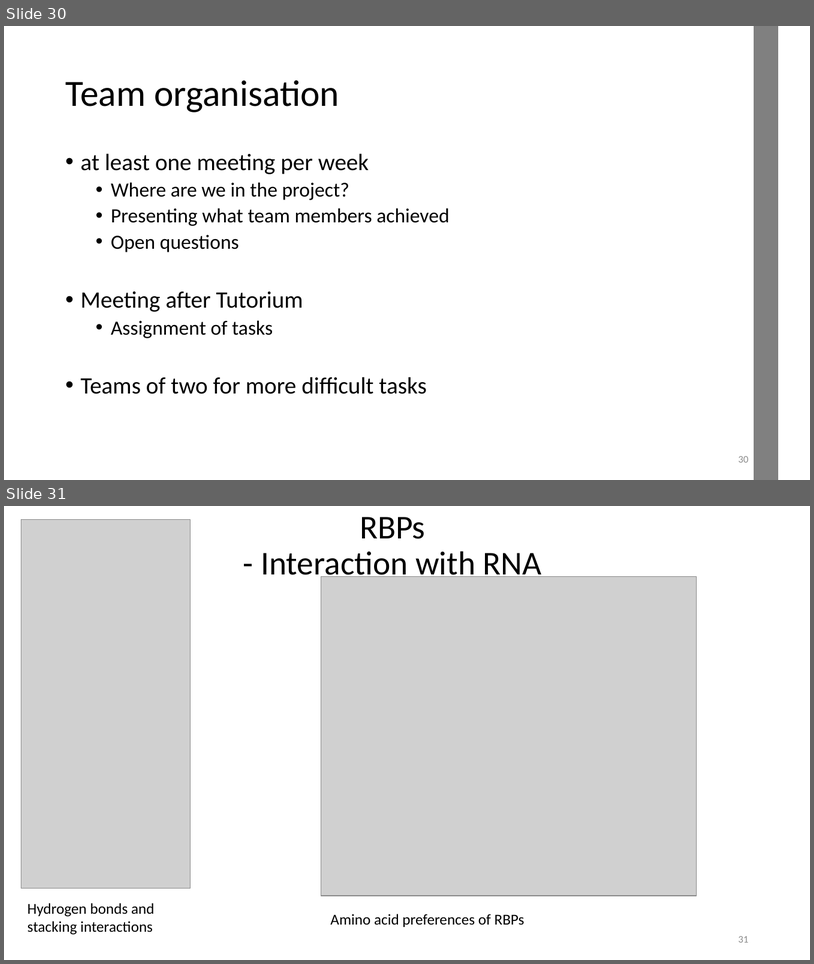
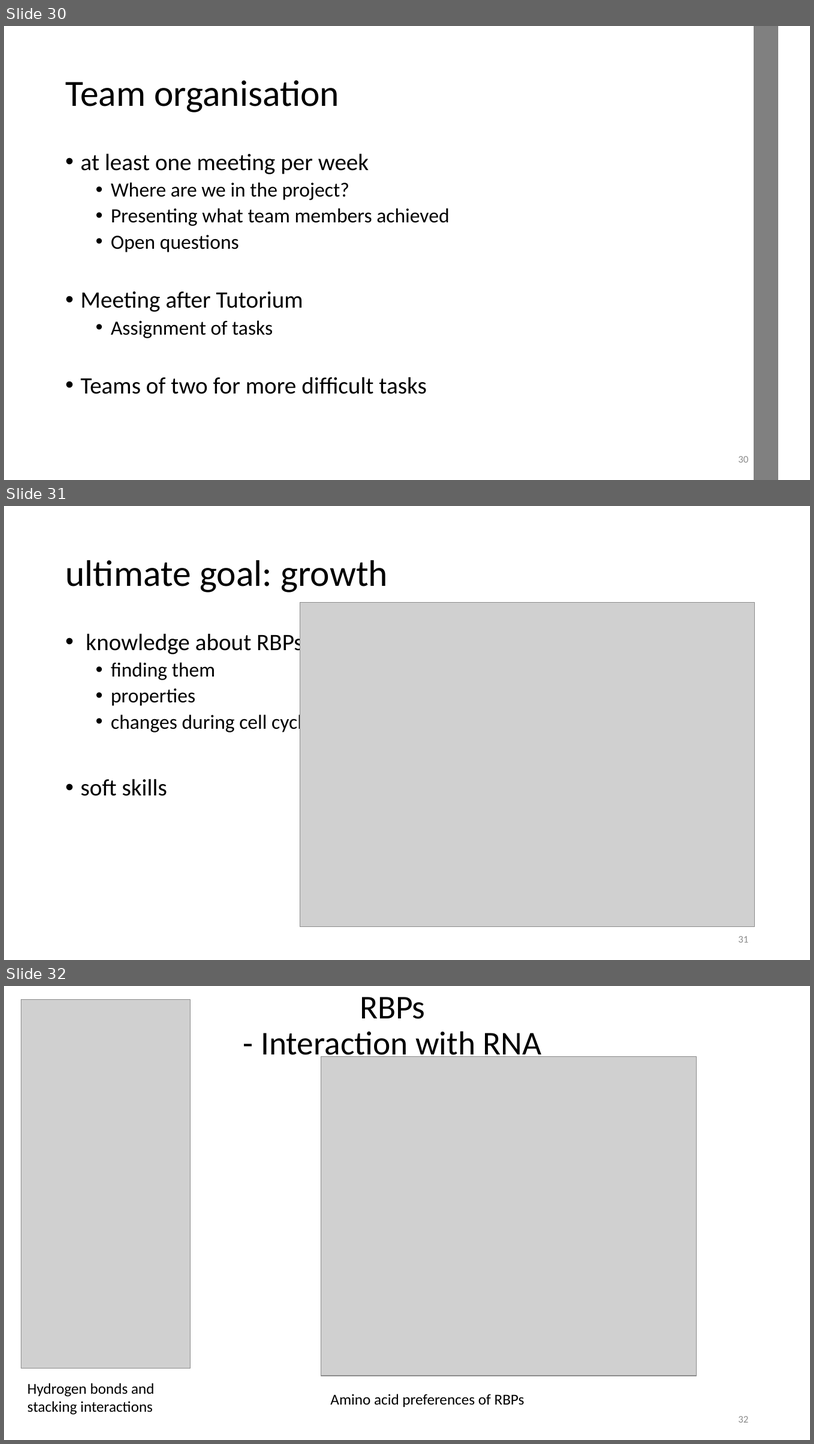
Before and after one commit to datascience-mobi-2022/2022-topic-03-team-05, a slide deck: Project Proposal_temporary draft.pptx. Shown one above the other, each under a label of ours: slides 30 and 31 before the commit, slides 30, 31 and 32 after it. The pictures are 814x964 and 814x1444 pixels, drawn with LibreOffice and Linux fonts; fonts in the diff are those of the drawing; grey boxes stand for pictures. Boxes give left, top, right and bottom in pixels: in the first picture for what was removed or moved away, otherwise in the second. Text is boxed around its words. In the diff, an @@ line names an element or a change of style, - is before the commit and + after.

```diff
--- a/Project Proposal_temporary draft.pptx
+++ b/Project Proposal_temporary draft.pptx
@@ slide 31 added at <box>4,506,810,960</box>, background #FFFFFF @@
@@ title added at <box>65,560,388,592</box>, 44 pt, text #000000 @@
+ultimate goal: growth
@@ picture added at <box>300,602,755,927</box> @@
@@ text added at <box>81,630,312,796</box>, 24 pt, text #000000 @@
+• knowledge about RBPs
+  • finding them
+  • properties
+  • changes during cell cycle
+• soft skills
@@ page number added at <box>738,936,749,942</box>, 12 pt, text #8C8C8C @@
+31
@@ what was slide 31 is now slide 32 @@
@@ page number at <box>738,1416,749,1422</box>: text changed @@
-31
+32
```
Also in this commit, not shown: 1 other slide added.
